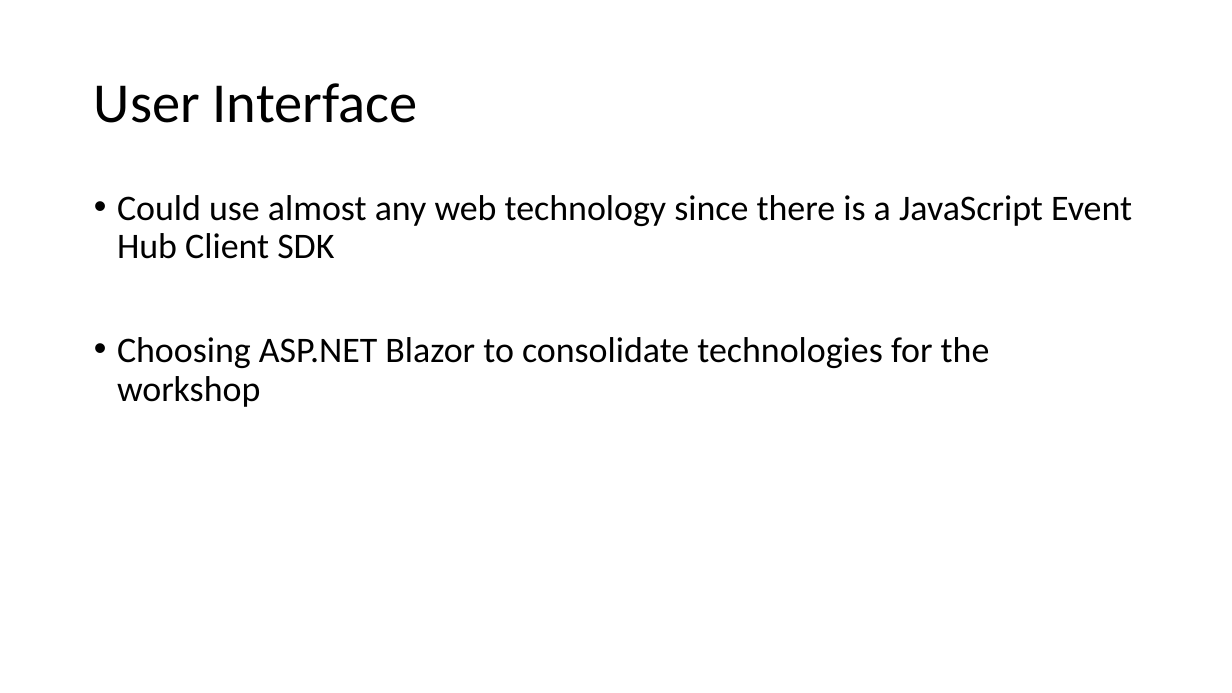
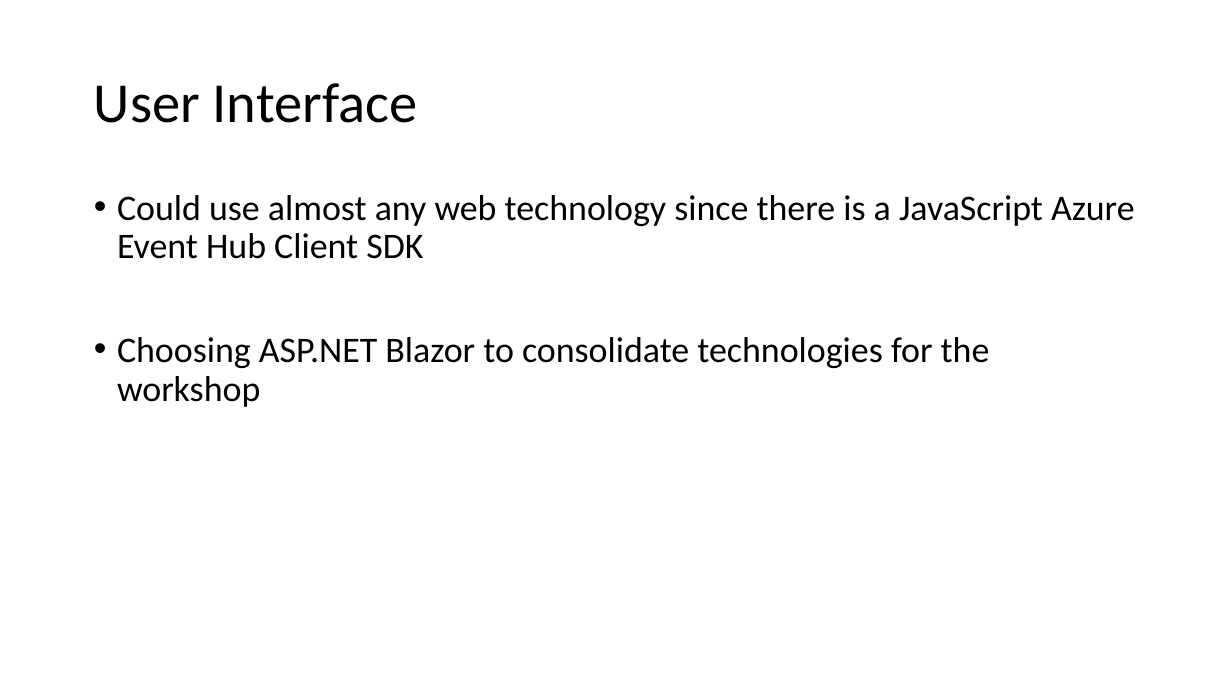
Before and after one commit to scottctr/EdaWorkshop, a slide deck: slide 6 of BusinessLogic/Docs/EdaWorkshop_Sprint3.pptx. Drawn at 1232x693 pixels with LibreOffice and Linux fonts; fonts in the diff are those of the drawing. Boxes give left, top, right and bottom in pixels: in the first picture for what was removed or moved away, otherwise in the second. Text is boxed around its words. In the diff, an @@ line names an element or a change of style, - is before the commit and + after.

```diff
--- a/BusinessLogic/Docs/EdaWorkshop_Sprint3.pptx
+++ b/BusinessLogic/Docs/EdaWorkshop_Sprint3.pptx
@@ text at (x1=117, y1=195, x2=1134, y2=259): text changed @@
-• Could use almost any web technology since there is a JavaScript Event Hub Client SDK
+• Could use almost any web technology since there is a JavaScript Azure Event Hub Client SDK
```
Also in this commit, not shown: 9 other slides changed, 1 slide added, 3 other files.
